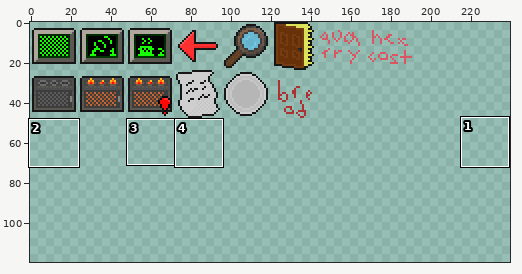
Sprite sheet, stored at SMS_minSheet.png. The picture above shows the old version from afar; the outline marks the close-up.
Close-up. As it was:
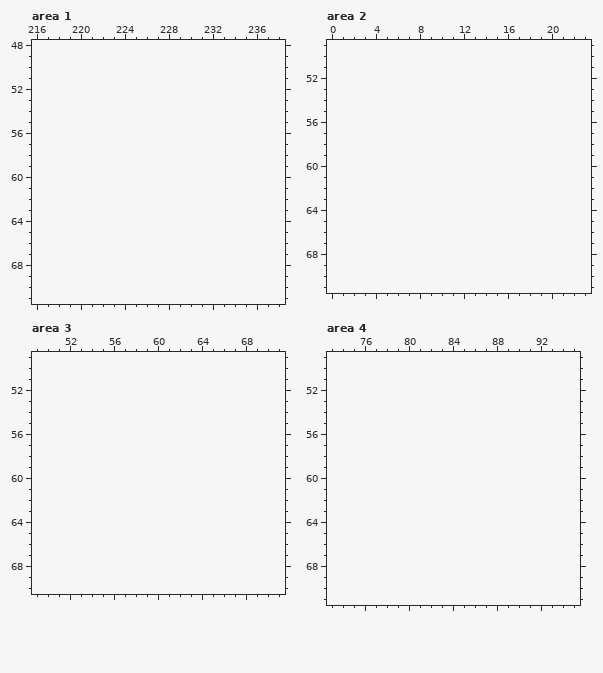
The file is 480x96 pixels, drawn in blocks of 2x2; one block is one cell here. Colours within 5 levels of each other are drawn and written as one. Shown: area 1: x 216..238, y 48..71; area 2: x 0..23, y 49..71; area 3: x 49..71, y 49..70; area 4: x 73..95, y 49..71. The old version is drawn lined up with the new one, on the new canvas. The commit also changed other parts of the picture, which this record leaves out.
And afterwards:
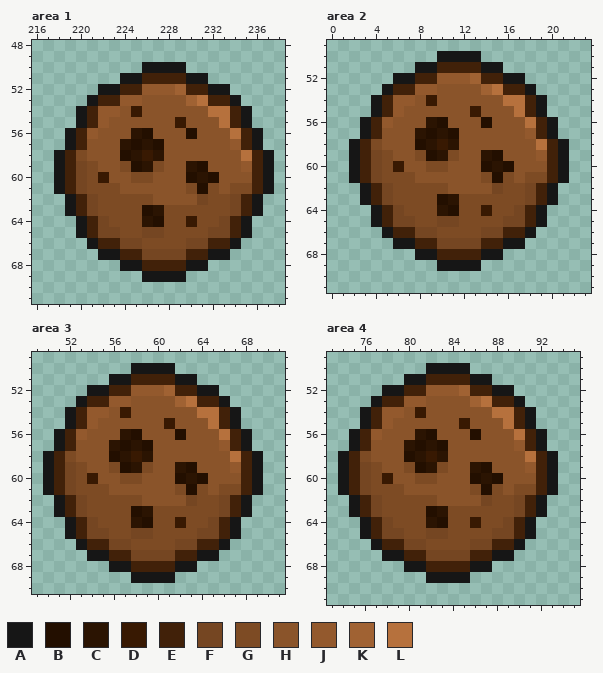
Palette (. is transparent): A #161616  B #230f00  C #2b1402  D #381902  E #412109  F #754622  G #7d4b24  H #8a542a  J #93592d  K #a06233  L #b6713d
Edits made:
canvas 240x48 -> 240x120
Area 1:
y 50: x 226..229 .... -> AAAA
y 51: x 224..231 ........ -> AAEEEEAA
y 52: x 222..233 ............ -> AAEEJJJKEEAA
y 53: x 221..234 .............. -> AEEJJHHHHKLEEA
y 54: x 220..235 ................ -> AEJJHDHHHHHHLLEA
y 55: x 220..235 ................ -> AEJHHHHHHDHHHLEA
y 56: x 219..236 .................. -> AEJHHHCBHHHBHHHLEA
y 57: x 219..236 .................. -> AEHHHCBCBHHHHHHJEA
y 58: x 218..237 .................... -> AEGHHHBCDCHHHHHHHLEA
y 59: x 218..237 .................... -> AEFGHHGBCGHHCBHHHJEA
y 60: x 218..237 .................... -> AEFGDHHGGHHHBCBHHHEA
y 61: x 218..237 .................... -> AEFGGGHHHHHHGBGHGGEA
y 62: x 219..236 .................. -> AEFGGGGGHHHHFGGFEA
y 63: x 219..236 .................. -> AEFGGGGBCGGGGGGFEA
y 64: x 220..235 ................ -> AEFGGGCBGGDGGFEA
y 65: x 220..235 ................ -> AEFFGGFFGGGGFFEA
y 66: x 221..234 .............. -> AEEFFGGGGFFEEA
y 67: x 222..233 ............ -> AAEEFFFFEEAA
y 68: x 224..231 ........ -> AAEEEEAA
y 69: x 226..229 .... -> AAAA
Area 2:
y 50: x 10..13 .... -> AAAA
y 51: x 8..15 ........ -> AAEEEEAA
y 52: x 6..17 ............ -> AAEEJJJKEEAA
y 53: x 5..18 .............. -> AEEJJHHHHKLEEA
y 54: x 4..19 ................ -> AEJJHDHHHHHHLLEA
y 55: x 4..19 ................ -> AEJHHHHHHDHHHLEA
y 56: x 3..20 .................. -> AEJHHHCBHHHBHHHLEA
y 57: x 3..20 .................. -> AEHHHCBCBHHHHHHJEA
y 58: x 2..21 .................... -> AEGHHHBCDCHHHHHHHLEA
y 59: x 2..21 .................... -> AEFGHHGBCGHHCBHHHJEA
y 60: x 2..21 .................... -> AEFGDHHGGHHHBCBHHHEA
y 61: x 2..21 .................... -> AEFGGGHHHHHHGBGHGGEA
y 62: x 3..20 .................. -> AEFGGGGGHHHHFGGFEA
y 63: x 3..20 .................. -> AEFGGGGBCGGGGGGFEA
y 64: x 4..19 ................ -> AEFGGGCBGGDGGFEA
y 65: x 4..19 ................ -> AEFFGGFFGGGGFFEA
y 66: x 5..18 .............. -> AEEFFGGGGFFEEA
y 67: x 6..17 ............ -> AAEEFFFFEEAA
y 68: x 8..15 ........ -> AAEEEEAA
y 69: x 10..13 .... -> AAAA
Area 3:
y 50: x 58..61 .... -> AAAA
y 51: x 56..63 ........ -> AAEEEEAA
y 52: x 54..65 ............ -> AAEEJJJKEEAA
y 53: x 53..66 .............. -> AEEJJHHHHKLEEA
y 54: x 52..67 ................ -> AEJJHDHHHHHHLLEA
y 55: x 52..67 ................ -> AEJHHHHHHDHHHLEA
y 56: x 51..68 .................. -> AEJHHHCBHHHBHHHLEA
y 57: x 51..68 .................. -> AEHHHCBCBHHHHHHJEA
y 58: x 50..69 .................... -> AEGHHHBCDCHHHHHHHLEA
y 59: x 50..69 .................... -> AEFGHHGBCGHHCBHHHJEA
y 60: x 50..69 .................... -> AEFGDHHGGHHHBCBHHHEA
y 61: x 50..69 .................... -> AEFGGGHHHHHHGBGHGGEA
y 62: x 51..68 .................. -> AEFGGGGGHHHHFGGFEA
y 63: x 51..68 .................. -> AEFGGGGBCGGGGGGFEA
y 64: x 52..67 ................ -> AEFGGGCBGGDGGFEA
y 65: x 52..67 ................ -> AEFFGGFFGGGGFFEA
y 66: x 53..66 .............. -> AEEFFGGGGFFEEA
y 67: x 54..65 ............ -> AAEEFFFFEEAA
y 68: x 56..63 ........ -> AAEEEEAA
y 69: x 58..61 .... -> AAAA
Area 4:
y 50: x 82..85 .... -> AAAA
y 51: x 80..87 ........ -> AAEEEEAA
y 52: x 78..89 ............ -> AAEEJJJKEEAA
y 53: x 77..90 .............. -> AEEJJHHHHKLEEA
y 54: x 76..91 ................ -> AEJJHDHHHHHHLLEA
y 55: x 76..91 ................ -> AEJHHHHHHDHHHLEA
y 56: x 75..92 .................. -> AEJHHHCBHHHBHHHLEA
y 57: x 75..92 .................. -> AEHHHCBCBHHHHHHJEA
y 58: x 74..93 .................... -> AEGHHHBCDCHHHHHHHLEA
y 59: x 74..93 .................... -> AEFGHHGBCGHHCBHHHJEA
y 60: x 74..93 .................... -> AEFGDHHGGHHHBCBHHHEA
y 61: x 74..93 .................... -> AEFGGGHHHHHHGBGHGGEA
y 62: x 75..92 .................. -> AEFGGGGGHHHHFGGFEA
y 63: x 75..92 .................. -> AEFGGGGBCGGGGGGFEA
y 64: x 76..91 ................ -> AEFGGGCBGGDGGFEA
y 65: x 76..91 ................ -> AEFFGGFFGGGGFFEA
y 66: x 77..90 .............. -> AEEFFGGGGFFEEA
y 67: x 78..89 ............ -> AAEEFFFFEEAA
y 68: x 80..87 ........ -> AAEEEEAA
y 69: x 82..85 .... -> AAAA
